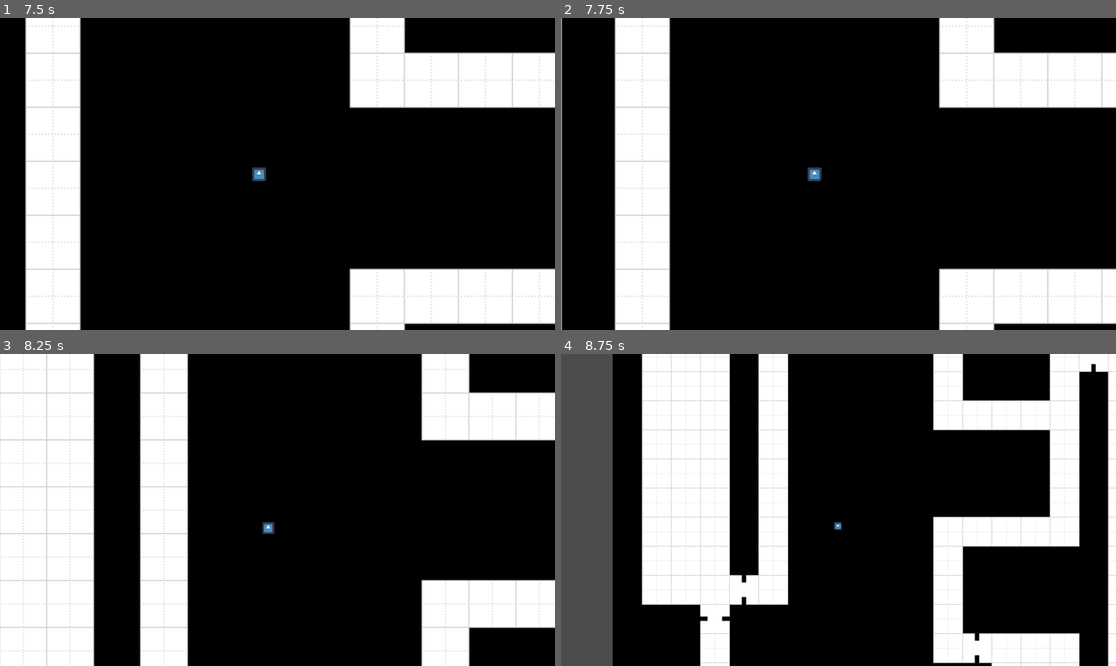
Above: before the commit, frames 1-4 (two rows, left to right).
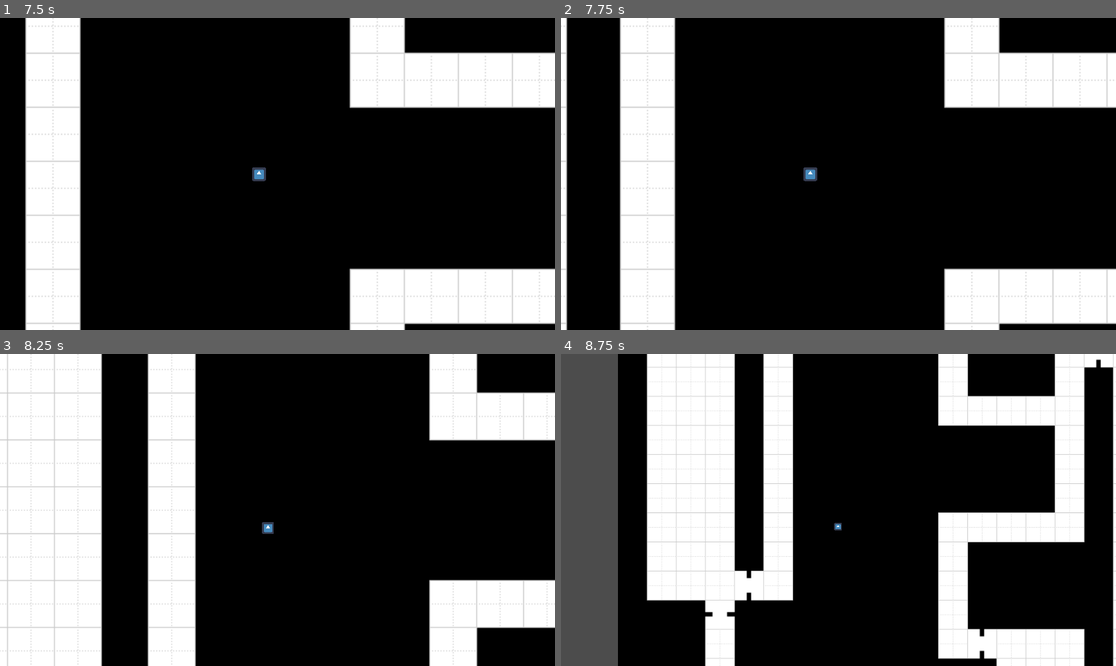
Above: after the commit, the same moments.

Repository: Lexxn0x3/Dungeons_and_Dragons
Game: Godot game, scene res://Main.tscn
The game is run twice, just before and just after one commit, with the same random seed, the same clock (stepped at 60 frames per second) and the same inputs. The engine's default icon, where the game draws it, is replaced by a stand-in: a white triangle on a blue panel in a dark square.
Inputs:
- Up to frame 1 (7.5 s): click "Start" at 0.5 s; click "Start" at 1.25 s; click "Map" at 2 s; click "Options" at 2.75 s; hold Right (ui_right) 3.53-4.28 s; hold Ctrl (walk_slow, bound only before the commit) 3.53-4.28 s; tap Enter at 4.25, 5.75, 7.25 s; hold Down (ui_down) 4.28-5.03 s; tap C (camera_zoom_in) at 4.35, 7.35 s; tap Ctrl (walk_slow, bound only before the commit) at 4.55, 5.3, 5.85 s; tap Space at 5, 6.5 s; hold Right (ui_right) 5.03-5.78 s; hold X (camera_zoom_out) 5.03-5.78 s; hold Up (ui_up) 5.78-6.53 s; hold Ctrl (walk_slow, bound only before the commit) 6.53-7.28 s; hold Left (ui_left) from 6.53 s (still down)
- Up to frame 2 (7.75 s): keep holding Left (ui_left); tap Ctrl (walk_slow, bound only before the commit) at 7.55 s
- Up to frame 3 (8.25 s): release Left (ui_left) at 8.03 s; hold Down (ui_down) from 8.03 s (still down); hold X (camera_zoom_out) from 8.03 s (still down)
- Up to frame 4 (8.75 s): keep holding Down (ui_down); keep holding X (camera_zoom_out); tap Ctrl (walk_slow, bound only before the commit) at 8.3 s

Frame 1 is identical in both runs. In frame 2, 5.2% of the frame differs, in the area x 0-100%, y 0-100%; in frame 3, 7.4%; in frame 4, 12%, in the area x 9-100%, y 0-100%.

Commit message:
Revert "Pointbuy System"
This reverts commit 6373db5c141c1702d33f10c4f0ff5ffe41df55c3.

Diff:
--- a/Game GoDot/Character Creation/Character.gd
+++ /dev/null
@@ -1,180 +0,0 @@
-extends Node
-
-# Choose Race => Choose Class => Determine Ability Scores => Describe Character => (Choose Equipment) => Ready
-
-func _process(delta):
-
-	var Race = 0 # 1-40
-
-			# Link:		https://www.dndbeyond.com/races
-			# 0 = not set
-			# 1 = Dragonborn
-			# 2 = Dwarf
-			# 3 = Elf
-			# 4 = Gnome
-			# 5 = Half-Elf
-			# 6 = Halfling
-			# 7 = Half-Orc
-			# 8 = Human
-			# 9 = Tiefling
-			# 10 = Aarakocra
-			# 11 = Genasi
-			# 12 = Goliath
-			# 13 = Aasimar
-			# 14 = Bugbear
-			# 15 = Firbolg
-			# 16 = Goblin
-			# 17 = Hobgoblin
-			# 18 = Kenku
-			# 19 = Kobold
-			# 20 = Lizardfolk
-			# 21 = Orc
-			# 22 = Tabaxi
-			# 23 = Triton
-			# 24 = Yuan-ti Pureblood
-			# 25 = Feral Tiefling
-			# 26 = Tortle
-			# 27 = Changeling
-			# 28 = Kalashtar
-			# 29 = Orc of Eberron
-			# 30 = Shifter
-			# 31 = Warforged
-			# 32 = Gith
-			# 33 = Centaur
-			# 34 = Loxodon
-			# 35 = Minotaur
-			# 36 = Simic Hybrid
-			# 37 = Vedalken
-			# 38 = Verdan
-			# 39 = Locathah
-			# 40 = Grung
-
-	var Character_class = 0 # 0-14
-
-			#Link:		https://www.dndbeyond.com/classes
-			# 0 = not set
-			# 1 = Barbarian
-			# 2 = Bard
-			# 3 = Cleric
-			# 4 = Druid
-			# 5 = Fighter
-			# 6 = Monk
-			# 7 = Paladin
-			# 8 = Ranger
-			# 9 = Rogue
-			# 10 = Sorcerer
-			# 11 = Warlock
-			# 12 = Wizard
-			# 13 = Artificer
-			# 14 = Blood Hunter
-
-
-	var XP = 0			#von außen beeinflust
-
-	if(Input.isaaction_("walk_slow")):
-		XP = XP + 100
-
-	var level			#level festlegen
-	if(XP<300):
-		level = 1
-	elif(XP<900):
-		level = 2
-	elif(XP<2700):
-		level =  3
-	elif(XP<6500):
-		level = 4
-	elif(XP<14000):
-		level = 5
-	elif(XP<23000):
-		level = 6
-	elif(XP<34000):
-		level = 7
-	elif(XP<48000):
-		level = 8
-	elif(XP<64000):
-		level = 9
-	elif(XP<85000):
-		level = 10
-	elif(XP<100000):
-		level = 11
-	elif(XP<120000):
-		level = 12
-	elif(XP<140000):
-		level = 13
-	elif(XP<165000):
-		level = 14
-	elif(XP<195000):
-		level = 15
-	elif(XP<225000):
-		level = 16
-	elif(XP<265000):
-		level = 17
-	elif(XP<305000):
-		level = 18
-	elif(XP<355000):
-		level = 19
-	else:
-		level = 20
-
-
-	var Proficiency_bonus		# Proficiencie_Bonus festlegen
-	if(level<5):
-		Proficiency_bonus = 2
-	elif(level<9):
-		Proficiency_bonus = 3
-	elif(level<13):
-		Proficiency_bonus = 4
-	elif(level<17):
-		Proficiency_bonus = 5
-	else:
-		Proficiency_bonus = 6
-
-				# 0XP = LVL 1 = +2 Proficiency
-				# 300XP = LVL 2 = +2 Proficiency
-				# 900XP = LVL 3 = +2 Proficiency
-				# 2700XP = LVL 4 = +2 Proficiency
-				# 6500XP = LVL 5 = +3 Proficiency
-				# 14000XP = LVL 6 = +3 Proficiency
-				# 23000XP = LVL 7 = +3 Proficiency
-				# 34000XP = LVL 8 = +3 Proficiency
-				# 48000XP = LVL 9 = +4 Proficiency
-				# 64000XP = LVL 10 = +4 Proficiency
-				# 85000XP = LVL 11 = +4 Proficiency
-				# 100000XP = LVL 12 = +4 Proficiency
-				# 120000XP = LVL 13 = +5 Proficiency
-				# 140000XP = LVL 14 = +5 Proficiency
-				# 165000XP = LVL 15 = +5 Proficiency
-				# 195000XP = LVL 16 = +5 Proficiency
-				# 225000XP = LVL 17 = +6 Proficiency
-				# 265000XP = LVL 18 = +6 Proficiency
-				# 305000XP = LVL 19 = +6 Proficiency
-				# 355000XP = LVL 20 = +6 Proficiency
-
-
-	# min = 8
-	# max_Points = 27
-	#Chosts:
-		#8 = 0
-		#9 = 1
-		#10 = 2
-		#11 = 3
-		#12 = 4
-		#13 = 5
-		#14 = 7
-		#15 = 9
-	# max starting points = 15 (without race modifier)
-	#Modifier
-		# 8 - 9 = -1
-		# 10 - 11 = 0
-		# 12 - 13 = 1
-		# 14 - 15 = 2
-		# 16 - 17 = 3
-		# 18 - 19 = 4
-		# 20 = 5
-
-onready var strength = get_node("res://Character Creation/Pointbuy.gd").get(strength)
-onready var dexterity = get_node("res://Character Creation/Pointbuy.gd").get(dexterity)
-onready var constitution = get_node("res://Character Creation/Pointbuy.gd").get(constitution)
-onready var intelligence = get_node("res://Character Creation/Pointbuy.gd").get(intelligence)
-onready var wisdom = get_node("res://Character Creation/Pointbuy.gd").get(wisdom)
-onready var charisma = get_node("res://Character Creation/Pointbuy.gd").get(charisma)
--- a/Game GoDot/Character Creation/Pointbuy.gd
+++ /dev/null
@@ -1,202 +0,0 @@
-extends Node2D
-
-
-
-var strength = 10
-var dexterity = 10
-var constitution = 10
-var intelligence = 10
-var wisdom = 10
-var charisma = 10
-var points_left = 15
-
-
-# Called every frame. 'delta' is the elapsed time since the previous frame.
-func _process(delta):
-	_update_text()
-	if(((points_left>0&&strength<14)||(points_left>1&&strength>13))&&(strength<15)):
-		$"Strength/Strength UP".disabled = false
-	else:
-		$"Strength/Strength UP".disabled = true
-	if(strength<9):
-		$"Strength/Strength DOWN".disabled = true
-	else:
-		$"Strength/Strength DOWN".disabled = false
-
-	if(((points_left>0&&dexterity<14)||(points_left>1&&dexterity>13))&&(dexterity<15)):
-		$"Dexterity/Dexterity UP".disabled = false
-	else:
-		$"Dexterity/Dexterity UP".disabled = true
-	if(dexterity<9):
-		$"Strength/Strength DOWN".disabled = true
-	else:
-		$"Strength/Strength DOWN".disabled = false
-
-	if(((points_left>0&&constitution<14)||(points_left>1&&constitution>13))&&(constitution<15)):
-		$"Constitution/Constitution UP".disabled = false
-	else:
-		$"Constitution/Constitution UP".disabled = true
-	if(constitution<9):
-		$"Constitution/Constitution DOWN".disabled = true
-	else:
-		$"Constitution/Constitution DOWN".disabled = false
-
-	if(((points_left>0&&intelligence<14)||(points_left>1&&intelligence>13))&&(intelligence<15)):
-		$"Intelligence/Intelligence UP".disabled = false
-	else:
-		$"Intelligence/Intelligence UP".disabled = true
-	if(intelligence<9):
-		$"Intelligence/Intelligence DOWN".disabled = true
-	else:
-		$"Intelligence/Intelligence DOWN".disabled = false
-
-	if(((points_left>0&&wisdom<14)||(points_left>1&&wisdom>13))&&(wisdom<15)):
-		$"Wisdom/Wisdom UP".disabled = false
-	else:
-		$"Wisdom/Wisdom UP".disabled = true
-	if(wisdom<9):
-		$"Wisdom/Wisdom DOWN".disabled = true
-	else:
-		$"Wisdom/Wisdom DOWN".disabled = false
-
-	if(((points_left>0&&charisma<14)||(points_left>1&&charisma>13))&&(charisma<15)):
-		$"Charisma/Charisma UP".disabled = false
-	else:
-		$"Charisma/Charisma UP".disabled = true
-	if(charisma<9):
-		$"Charisma/Charisma DOWN".disabled = true
-	else:
-		$"Charisma/Charisma DOWN".disabled = false
-	pass
-
-
-
-func _update_text():
-	$Strength.text = str(strength)
-	$Dexterity.text = str(dexterity)
-	$Constitution.text = str(constitution)
-	$Intelligence.text = str(intelligence)
-	$Wisdom.text = str(wisdom)
-	$Charisma.text = str(charisma)
-	$Points_left.text = str(points_left)
-	pass
-
-
-
-func _on_Strength_UP_pressed():
-	if(strength<14):
-		points_left = points_left - 1
-		strength = strength + 1
-	else:
-		points_left = points_left - 2
-		strength = strength + 1
-	pass # Replace with function body.
-
-func _on_Strength_DOWN_pressed():
-	if(strength<15):
-		points_left = points_left + 1
-		strength = strength - 1
-	else:
-		points_left = points_left + 2
-		strength = strength - 1
-	pass # Replace with function body.
-
-
-
-func _on_Dexterity_UP_pressed():
-	if(dexterity<14):
-		points_left = points_left - 1
-		dexterity = dexterity + 1
-	else:
-		points_left = points_left - 2
-		dexterity = dexterity + 1
-	pass # Replace with function body.
-
-func _on_Dexterity_DOWN_pressed():
-	if(dexterity<15):
-		points_left = points_left + 1
-		dexterity = dexterity - 1
-	else:
-		points_left = points_left + 2
-		dexterity = dexterity - 1
-	pass # Replace with function body.
-
-
-
-func _on_Constitution_UP_pressed():
-	if(constitution<14):
-		points_left = points_left - 1
-		constitution = constitution + 1
-	else:
-		points_left = points_left - 2
-		constitution = constitution + 1
-	pass # Replace with function body.
-
-func _on_Constitution_DOWN_pressed():
-	if(constitution<15):
-		points_left = points_left + 1
-		constitution = constitution - 1
-	else:
-		points_left = points_left + 2
-		constitution = constitution - 1
-	pass # Replace with function body.
-
-
-
-func _on_Intelligence_UP_pressed():
-	if(intelligence<14):
-		points_left = points_left - 1
-		intelligence = intelligence + 1
-	else:
-		points_left = points_left - 2
-		intelligence = intelligence + 1
-	pass # Replace with function body.
-
-func _on_Intelligence_DOWN_pressed():
-	if(intelligence<15):
-		points_left = points_left + 1
-		intelligence = intelligence - 1
-	else:
-		points_left = points_left + 2
-		intelligence = intelligence - 1
-	pass # Replace with function body.
-
-
-
-func _on_Wisdom_UP_pressed():
-	if(wisdom<14):
-		points_left = points_left - 1
-		wisdom = wisdom + 1
-	else:
-		points_left = points_left - 2
-		wisdom = wisdom + 1
-	pass # Replace with function body.
-
-func _on_Wisdom_DOWN_pressed():
-	if(wisdom<15):
-		points_left = points_left + 1
-		wisdom = wisdom - 1
-	else:
-		points_left = points_left + 2
-		wisdom = wisdom - 1
-	pass # Replace with function body.
-
-
-
-func _on_Charisma_UP_pressed():
-	if(charisma<14):
-		points_left = points_left - 1
-		charisma = charisma + 1
-	else:
-		points_left = points_left - 2
-		charisma = charisma + 1
-	pass # Replace with function body.
-
-func _on_Charisma_DOWN_pressed():
-	if(charisma<15):
-		points_left = points_left + 1
-		charisma = charisma - 1
-	else:
-		points_left = points_left + 2
-		charisma = charisma - 1
-	pass # Replace with function body.
--- a/Game GoDot/Character Creation/Pointbuy.tscn
+++ /dev/null
@@ -1,304 +0,0 @@
-[gd_scene load_steps=7 format=2]
-
-[ext_resource path="res://Pictures/Arrow_up.png" type="Texture" id=1]
-[ext_resource path="res://Character Creation/Pointbuy.gd" type="Script" id=2]
-[ext_resource path="res://MainMenu/FunSized.ttf" type="DynamicFontData" id=3]
-[ext_resource path="res://Pictures/Arrow_Down.png" type="Texture" id=4]
-
-[sub_resource type="DynamicFont" id=1]
-size = 100
-font_data = ExtResource( 3 )
-
-[sub_resource type="DynamicFont" id=2]
-size = 50
-font_data = ExtResource( 3 )
-
-[node name="Pointbuy" type="Node2D"]
-script = ExtResource( 2 )
-
-[node name="Strength" type="Label" parent="."]
-margin_left = 158.947
-margin_top = 341.008
-margin_right = 295.947
-margin_bottom = 467.008
-custom_fonts/font = SubResource( 1 )
-text = "10"
-__meta__ = {
-"_edit_use_anchors_": false
-}
-
-[node name="Strength UP" type="Button" parent="Strength"]
-margin_left = 5.8223
-margin_top = -112.265
-margin_right = 117.822
-margin_bottom = -6.26492
-icon = ExtResource( 1 )
-__meta__ = {
-"_edit_use_anchors_": false
-}
-
-[node name="Strength DOWN" type="Button" parent="Strength"]
-margin_left = 8.26813
-margin_top = 134.93
-margin_right = 120.268
-margin_bottom = 240.93
-icon = ExtResource( 4 )
-__meta__ = {
-"_edit_use_anchors_": false
-}
-
-[node name="Strength_Text" type="Label" parent="Strength"]
-margin_left = -89.7092
-margin_top = -193.332
-margin_right = 221.291
-margin_bottom = -67.3315
-custom_fonts/font = SubResource( 2 )
-text = "Strength"
-__meta__ = {
-"_edit_use_anchors_": false
-}
-
-[node name="Dexterity" type="Label" parent="."]
-margin_left = 619.853
-margin_top = 336.777
-margin_right = 756.853
-margin_bottom = 462.777
-custom_fonts/font = SubResource( 1 )
-text = "10"
-__meta__ = {
-"_edit_use_anchors_": false
-}
-
-[node name="Dexterity UP" type="Button" parent="Dexterity"]
-margin_left = 12.6709
-margin_top = -112.589
-margin_right = 124.671
-margin_bottom = -6.58911
-icon = ExtResource( 1 )
-__meta__ = {
-"_edit_use_anchors_": false
-}
-
-[node name="Dexterity DOWN" type="Button" parent="Dexterity"]
-margin_left = 9.46869
-margin_top = 125.158
-margin_right = 121.469
-margin_bottom = 231.158
-icon = ExtResource( 4 )
-__meta__ = {
-"_edit_use_anchors_": false
-}
-
-[node name="Dexterity_Text" type="Label" parent="Dexterity"]
-margin_left = -77.4113
-margin_top = -179.503
-margin_right = 234.589
-margin_bottom = -53.5028
-custom_fonts/font = SubResource( 2 )
-text = "Dexterity"
-__meta__ = {
-"_edit_use_anchors_": false
-}
-
-[node name="Constitution" type="Label" parent="."]
-margin_left = 1091.15
-margin_top = 313.837
-margin_right = 1228.15
-margin_bottom = 439.837
-custom_fonts/font = SubResource( 1 )
-text = "10"
-__meta__ = {
-"_edit_use_anchors_": false
-}
-
-[node name="Constitution UP" type="Button" parent="Constitution"]
-margin_left = 8.0
-margin_top = -99.0
-margin_right = 120.0
-margin_bottom = 7.0
-icon = ExtResource( 1 )
-__meta__ = {
-"_edit_use_anchors_": false
-}
-
-[node name="Constitution DOWN" type="Button" parent="Constitution"]
-margin_left = 2.68732
-margin_top = 127.156
-margin_right = 114.687
-margin_bottom = 233.156
-icon = ExtResource( 4 )
-__meta__ = {
-"_edit_use_anchors_": false
-}
-
-[node name="Constitution_Text" type="Label" parent="Constitution"]
-margin_left = -146.573
-margin_top = -169.975
-margin_right = 284.427
-margin_bottom = -43.9752
-custom_fonts/font = SubResource( 2 )
-text = "Constitution"
-__meta__ = {
-"_edit_use_anchors_": false
-}
-
-[node name="Intelligence" type="Label" parent="."]
-margin_left = 1527.12
-margin_top = 793.941
-margin_right = 1664.12
-margin_bottom = 919.941
-custom_fonts/font = SubResource( 1 )
-text = "10"
-__meta__ = {
-"_edit_use_anchors_": false
-}
-
-[node name="Intelligence UP" type="Button" parent="Intelligence"]
-margin_left = 11.2609
-margin_top = -112.018
-margin_right = 123.261
-margin_bottom = -6.01807
-icon = ExtResource( 1 )
-__meta__ = {
-"_edit_use_anchors_": false
-}
-
-[node name="Intelligence DOWN" type="Button" parent="Intelligence"]
-margin_left = 5.16809
-margin_top = 121.902
-margin_right = 117.168
-margin_bottom = 227.902
-icon = ExtResource( 4 )
-__meta__ = {
-"_edit_use_anchors_": false
-}
-
-[node name="Intelligence_Text" type="Label" parent="Intelligence"]
-margin_left = -135.246
-margin_top = -189.0
-margin_right = 257.754
-margin_bottom = -108.0
-custom_fonts/font = SubResource( 2 )
-text = "Intelligence"
-__meta__ = {
-"_edit_use_anchors_": false
-}
-
-[node name="Wisdom" type="Label" parent="."]
-margin_left = 367.8
-margin_top = 795.262
-margin_right = 504.8
-margin_bottom = 921.262
-custom_fonts/font = SubResource( 1 )
-text = "10"
-__meta__ = {
-"_edit_use_anchors_": false
-}
-
-[node name="Wisdom UP" type="Button" parent="Wisdom"]
-margin_left = 14.0626
-margin_top = -128.186
-margin_right = 126.063
-margin_bottom = -22.1865
-icon = ExtResource( 1 )
-__meta__ = {
-"_edit_use_anchors_": false
-}
-
-[node name="Wisdom DOWN" type="Button" parent="Wisdom"]
-margin_left = 13.4611
-margin_top = 128.415
-margin_right = 125.461
-margin_bottom = 234.415
-icon = ExtResource( 4 )
-__meta__ = {
-"_edit_use_anchors_": false
-}
-
-[node name="Wisdom_Text" type="Label" parent="Wisdom"]
-margin_left = -39.0
-margin_top = -210.0
-margin_right = 203.0
-margin_bottom = -84.0
-custom_fonts/font = SubResource( 2 )
-text = "Wisdom"
-__meta__ = {
-"_edit_use_anchors_": false
-}
-
-[node name="Charisma" type="Label" parent="."]
-margin_left = 913.201
-margin_top = 795.649
-margin_right = 1050.2
-margin_bottom = 921.649
-custom_fonts/font = SubResource( 1 )
-text = "10"
-__meta__ = {
-"_edit_use_anchors_": false
-}
-
-[node name="Charisma UP" type="Button" parent="Charisma"]
-margin_left = 5.62073
-margin_top = -110.143
-margin_right = 117.621
-margin_bottom = -4.14307
-icon = ExtResource( 1 )
-__meta__ = {
-"_edit_use_anchors_": false
-}
-
-[node name="Charisma DOWN" type="Button" parent="Charisma"]
-margin_left = 12.3575
-margin_top = 132.147
-margin_right = 124.358
-margin_bottom = 238.147
-icon = ExtResource( 4 )
-__meta__ = {
-"_edit_use_anchors_": false
-}
-
-[node name="Charisma_Text" type="Label" parent="Charisma"]
-margin_left = -88.0488
-margin_top = -182.99
-margin_right = 222.951
-margin_bottom = -56.9902
-custom_fonts/font = SubResource( 2 )
-text = "Charisma"
-__meta__ = {
-"_edit_use_anchors_": false
-}
-
-[node name="Points_left" type="Label" parent="."]
-margin_left = 1740.67
-margin_top = 22.332
-margin_right = 1877.67
-margin_bottom = 148.332
-custom_fonts/font = SubResource( 1 )
-text = "10"
-__meta__ = {
-"_edit_use_anchors_": false
-}
-
-[node name="Points_left_test" type="Label" parent="Points_left"]
-anchor_right = 0.5
-margin_left = -406.482
-margin_top = 18.4474
-margin_right = -84.9824
-margin_bottom = 144.447
-custom_fonts/font = SubResource( 2 )
-text = "Points left:"
-__meta__ = {
-"_edit_use_anchors_": false
-}
-[connection signal="pressed" from="Strength/Strength UP" to="." method="_on_Strength_UP_pressed"]
-[connection signal="pressed" from="Strength/Strength DOWN" to="." method="_on_Strength_DOWN_pressed"]
-[connection signal="pressed" from="Dexterity/Dexterity UP" to="." method="_on_Dexterity_UP_pressed"]
-[connection signal="pressed" from="Dexterity/Dexterity DOWN" to="." method="_on_Dexterity_DOWN_pressed"]
-[connection signal="pressed" from="Constitution/Constitution UP" to="." method="_on_Constitution_UP_pressed"]
-[connection signal="pressed" from="Constitution/Constitution DOWN" to="." method="_on_Constitution_DOWN_pressed"]
-[connection signal="pressed" from="Intelligence/Intelligence UP" to="." method="_on_Intelligence_UP_pressed"]
-[connection signal="pressed" from="Intelligence/Intelligence DOWN" to="." method="_on_Intelligence_DOWN_pressed"]
-[connection signal="pressed" from="Wisdom/Wisdom UP" to="." method="_on_Wisdom_UP_pressed"]
-[connection signal="pressed" from="Wisdom/Wisdom DOWN" to="." method="_on_Wisdom_DOWN_pressed"]
-[connection signal="pressed" from="Charisma/Charisma UP" to="." method="_on_Charisma_UP_pressed"]
-[connection signal="pressed" from="Charisma/Charisma DOWN" to="." method="_on_Charisma_DOWN_pressed"]
--- a/Game GoDot/project.godot
+++ b/Game GoDot/project.godot
@@ -71,11 +71,6 @@
 , Object(InputEventKey,"resource_local_to_scene":false,"resource_name":"","device":0,"alt":false,"shift":false,"control":false,"meta":false,"command":false,"pressed":false,"scancode":67,"unicode":0,"echo":false,"script":null)
  ]
 }
-walk_slow={
-"deadzone": 0.5,
-"events": [ Object(InputEventKey,"resource_local_to_scene":false,"resource_name":"","device":0,"alt":false,"shift":false,"control":false,"meta":false,"command":false,"pressed":false,"scancode":16777238,"unicode":0,"echo":false,"script":null)
- ]
-}
 
 [rendering]
 
Binary file removed: Game GoDot/Pictures/Arrow_Down.png
Not shown, removed: Game GoDot/Pictures/Arrow_Down.png.import
Binary file removed: Game GoDot/Pictures/Arrow_up.png
Not shown, removed: Game GoDot/Pictures/Arrow_up.png.import
